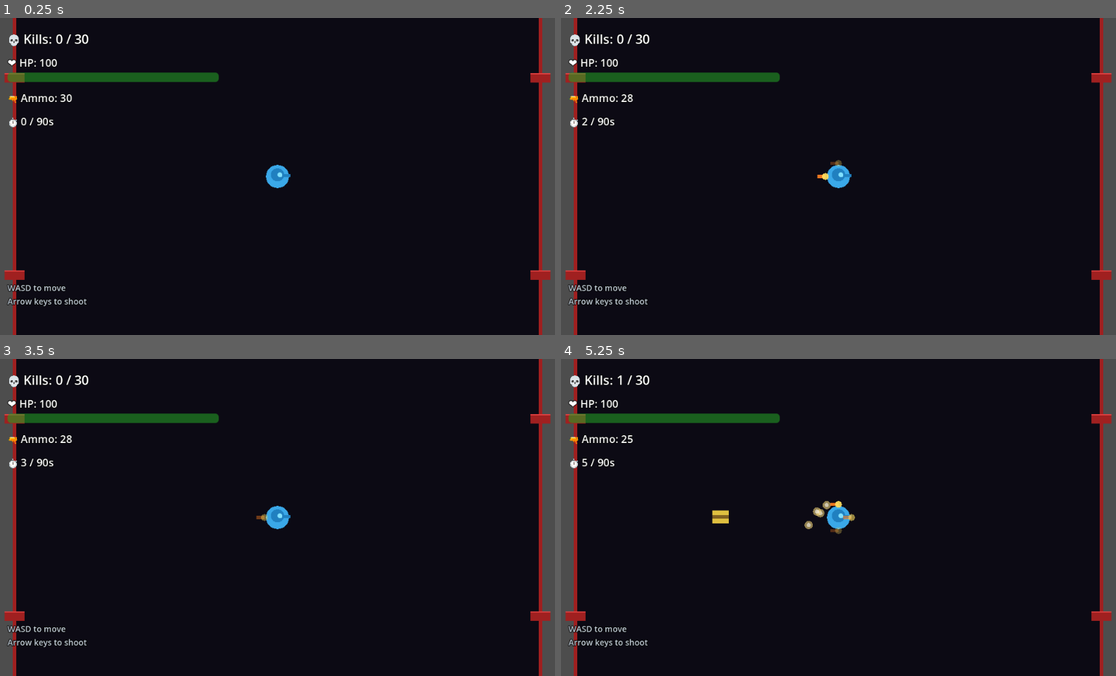
Above: before the commit, frames 1-4 (two rows, left to right).
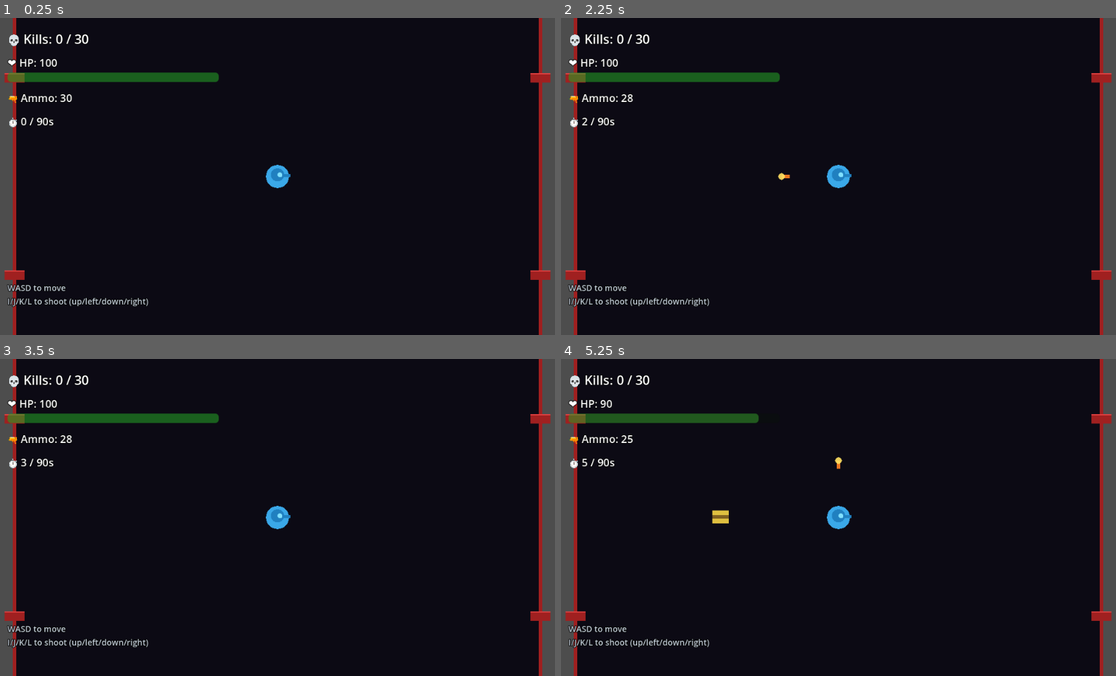
Above: after the commit, the same moments.

Repository: kamwoh/yume
Game: Godot game, scene res://scenes/doomarena_2d.tscn
Same seed, same stepped clock (60 frames per second), same inputs: the game is played once before the commit and once after it. This scene is started directly instead of the project's main scene.
Inputs:
- Up to frame 1 (0.25 s): no input
- Up to frame 2 (2.25 s): tap Enter (ui_accept) at 0.5, 0.77, 1.52, 2 s; hold I (fire_north) 0.53-2.03 s; tap Space (spark) at 0.6, 2.1 s; tap R at 1.35 s; hold J (fire_west) from 2.03 s (still down)
- Up to frame 3 (3.5 s): keep holding J (fire_west); tap R at 2.85 s; tap Enter (ui_accept) at 3.02 s
- Up to frame 4 (5.25 s): tap Enter (ui_accept) at 3.5, 3.77, 4.52 s; release J (fire_west) at 3.53 s; hold K (fire_south) 3.53-4.28 s; tap Space (spark) at 3.6, 5.1 s; hold L (fire_east) 4.28-5.03 s; tap R at 4.35 s; hold I (fire_north) from 5.03 s (still down)

The runs differ from the first frame. In frame 1, 0.3% of the frame differs, in the area x 1-27%, y 88-92%; in frame 2, 0.4%; in frame 3, 0.4%; in frame 4, 0.8%, in the area x 1-53%, y 5-92%.

Commit message:
Engine bugfix: spawn overrides.state.velocity stays as Array
Entity._apply_overrides assigned override state values directly. JSON
spawn-rule velocity arrays like [0, -400] stayed as Array — but motion
integrator only acts on Vector2/Vector3, so the entity sat still with
Array velocity and never moved.

Fix: normalize spatial state fields (position, velocity) from Array to
Vector2 inside _apply_overrides. Same _normalize_position helper that
Entity.create already uses for the def's own state_init.

Surfaced empirically while building doom-arena — bullets visible but
stuck. Would silently break any game using spawn-with-velocity-override.

Also fix doomarena hud.json: corrected controls_hint (was "arrow keys
to shoot" — actual binding is IJKL).

Tests still 188/188.

Co-Authored-By: Claude Opus 4.7 (1M context) <noreply@anthropic.com>

Diff:
--- a/archetypes/core/templates/godot/data/demo_doomarena/hud.json
+++ b/archetypes/core/templates/godot/data/demo_doomarena/hud.json
@@ -18,7 +18,7 @@
     }
   ],
 
-  "controls_hint": "WASD to move\nArrow keys to shoot",
+  "controls_hint": "WASD to move\nI/J/K/L to shoot (up/left/down/right)",
 
   "win":  {"binds": "player.score", "op": ">=", "value": 30,
            "message": "🌟 ARENA CLEAR 🌟\nAll hostiles down."},
--- a/archetypes/core/templates/godot/scripts/engine/entity.gd
+++ b/archetypes/core/templates/godot/scripts/engine/entity.gd
@@ -76,7 +76,13 @@
 func _apply_overrides(overrides: Dictionary) -> void:
 	if overrides.has("state") and overrides["state"] is Dictionary:
 		for k in (overrides["state"] as Dictionary):
-			state[k] = overrides["state"][k]
+			var v = overrides["state"][k]
+			# Normalize spatial fields from JSON arrays to Vector2/Vector3.
+			# Without this, override `state.velocity = [0, -400]` stays an
+			# Array and motion integrator skips it (silent bug).
+			if (str(k) == "position" or str(k) == "velocity") and v is Array:
+				v = _normalize_position(v)
+			state[k] = v
 	if overrides.has("properties") and overrides["properties"] is Dictionary:
 		for k in (overrides["properties"] as Dictionary):
 			properties[k] = overrides["properties"][k]
